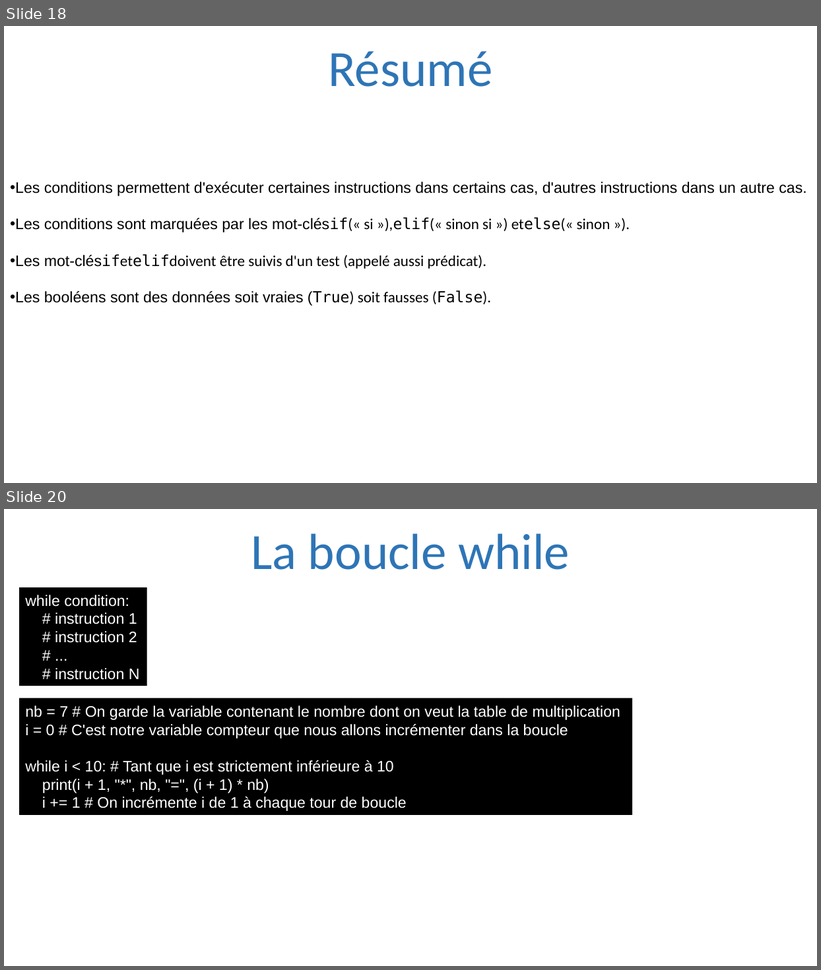
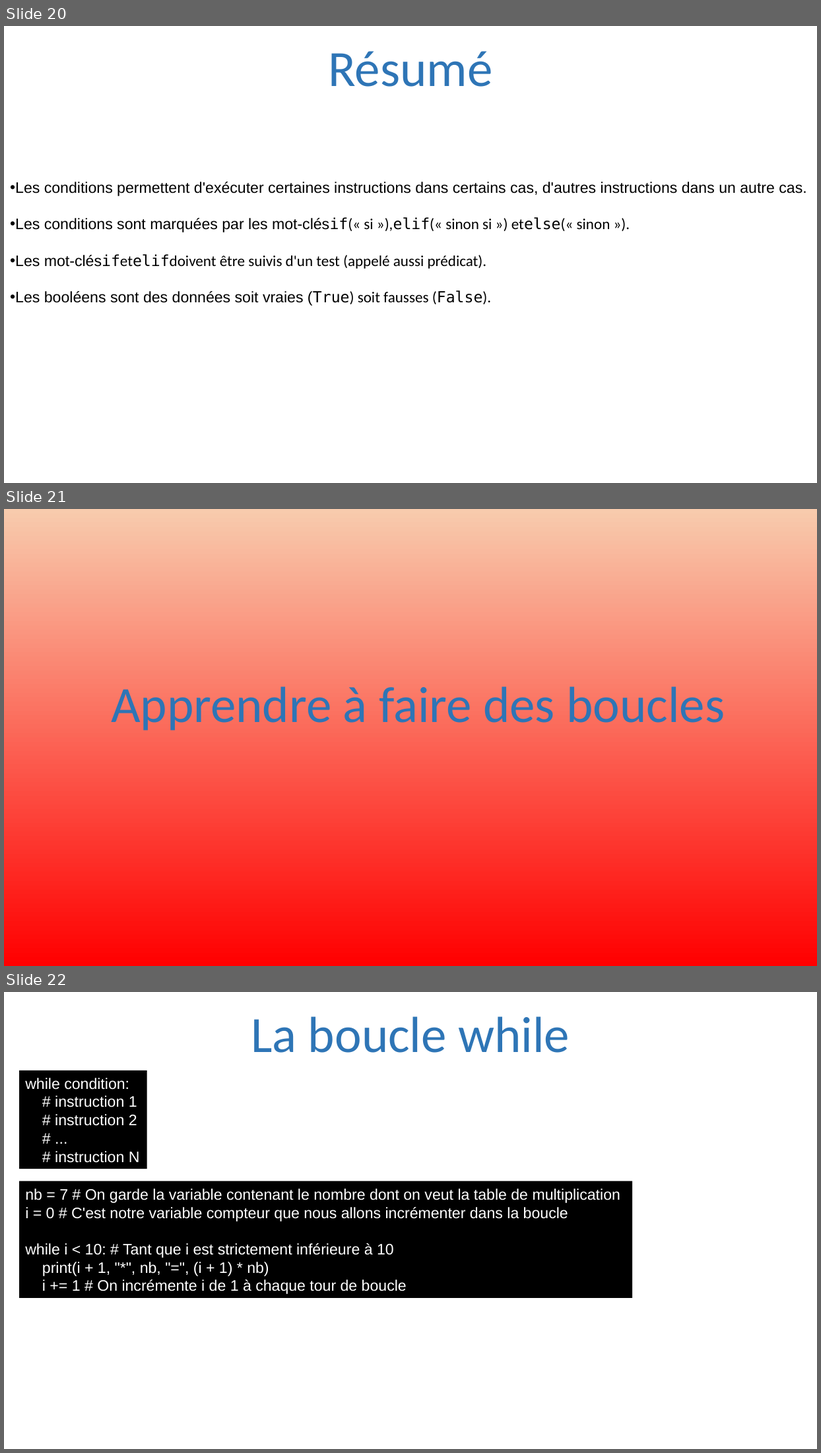
Before and after one commit to julienPalleau/PythonDoc, a slide deck: Python-resume.pptx. Shown one above the other, each under a label of ours: slides 18 and 20 before the commit, slides 20, 21 and 22 after it; the slides between them are not shown. The pictures are 821x970 and 821x1453 pixels, drawn with LibreOffice and Linux fonts; fonts in the diff are those of the drawing. Boxes give left, top, right and bottom in pixels: in the first picture for what was removed or moved away, otherwise in the second. Text is boxed around its words. In the diff, an @@ line names an element or a change of style, - is before the commit and + after.

```diff
--- a/Python-resume.pptx
+++ b/Python-resume.pptx
@@ slide 21 added at (4,509,817,966), background #FFFFFF @@
@@ rectangle added at (4,509,817,966), fill gradient #F8CBAD to #FF0000 @@
@@ text added at (111,687,725,731), 60 pt, text #2E75B6 @@
+Apprendre à faire des boucles
@@ what was slide 18 is now slide 20 @@
@@ what was slide 20 is now slide 22 @@
```
Also in this commit, not shown: 4 slides changed, 17 other slides added, 1 slide removed.
